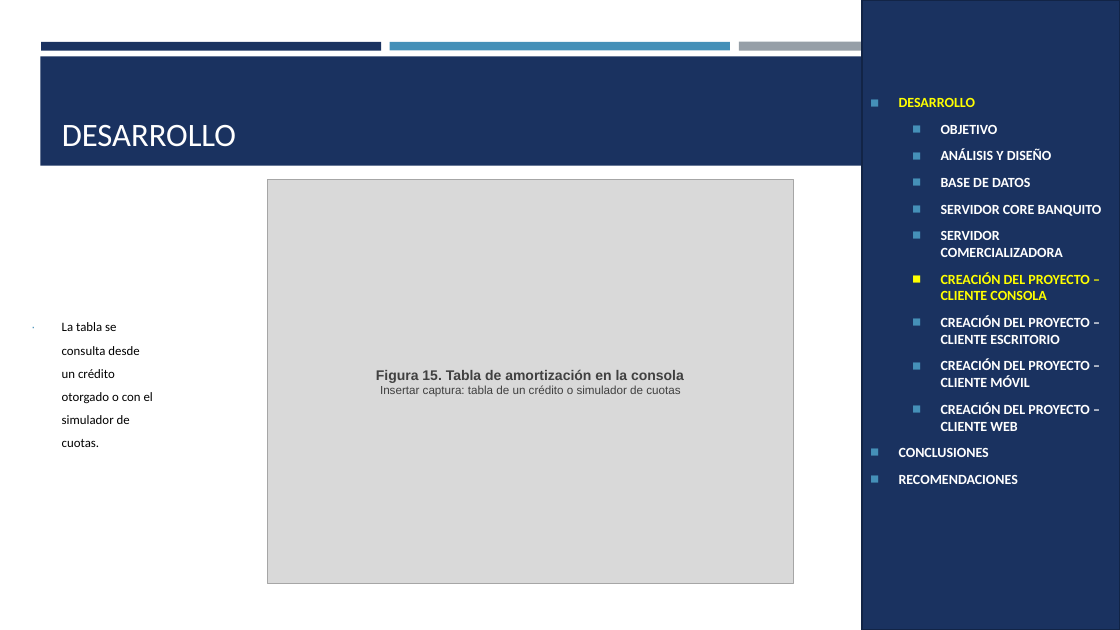
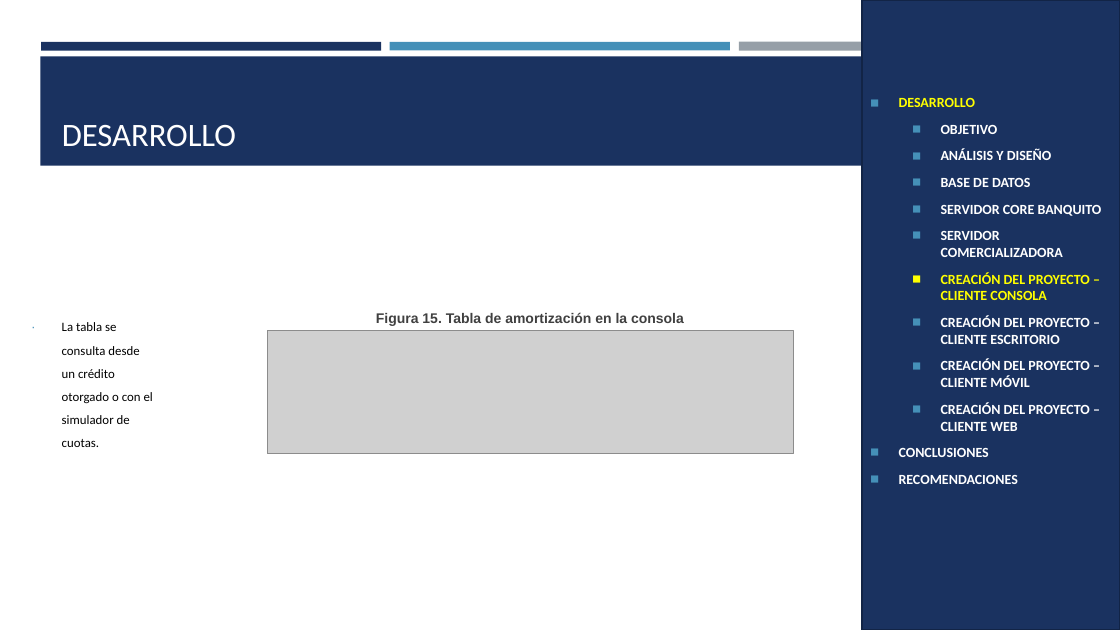
Before and after one commit to Teo344/Arquitectura_GRUPO03, a slide deck: slide 31 of EX.1.1. PAO202651_BANQUITO_CELULARES_RESTFUL_JAVA_NRC36884_GR03/05. DOCUMENTACION/PRESENTACION EX.1.1. BANQUITO CELULARES RESTFUL con BDD LOCAL en JAVA GR03.pptx. Drawn at 1120x630 pixels with LibreOffice and Linux fonts; fonts in the diff are those of the drawing; grey boxes stand for pictures. Boxes give left, top, right and bottom in pixels: in the first picture for what was removed or moved away, otherwise in the second. Text is boxed around its words. In the diff, an @@ line names an element or a change of style, - is before the commit and + after.

```diff
--- a/EX.1.1. PAO202651_BANQUITO_CELULARES_RESTFUL_JAVA_NRC36884_GR03/05. DOCUMENTACION/PRESENTACION EX.1.1. BANQUITO CELULARES RESTFUL con BDD LOCAL en JAVA GR03.pptx
+++ b/EX.1.1. PAO202651_BANQUITO_CELULARES_RESTFUL_JAVA_NRC36884_GR03/05. DOCUMENTACION/PRESENTACION EX.1.1. BANQUITO CELULARES RESTFUL con BDD LOCAL en JAVA GR03.pptx
@@ text "Figura 15. Tabla de amortización ...": place and size @@
-text "Figura 15. Tabla de amortización ..." at [267,180,793,584]
+text "Figura 15. Tabla de amortización ..." at [376,312,684,326]
@@ text "Figura 15. Tabla de amortización ..." at [376,312,684,326]: vertical alignment middle to top; fill #D9D9D9 to none; outline #A6A6A6 1 pt to none @@
@@ picture added at [267,331,793,455] @@
@@ text at [380,385,680,396]: paragraph removed @@
-Insertar captura: tabla de un crédito o simulador de cuotas
```
Also in this commit, not shown: 23 other slides changed.
